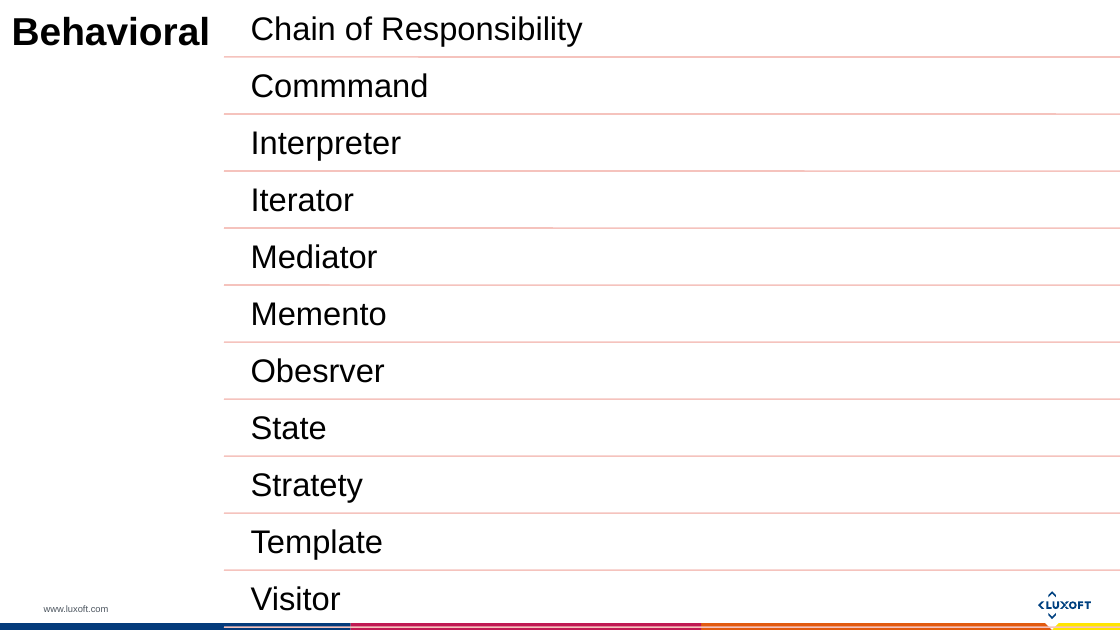
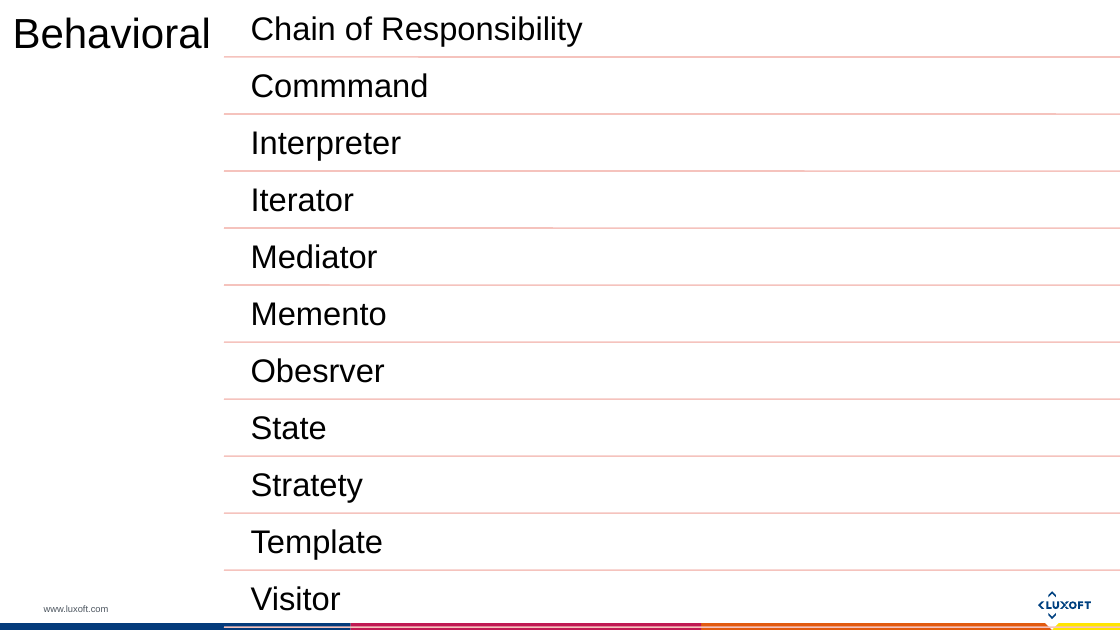
Before and after one commit to bederp/FunctionalPatterns, a slide deck: slide 10 of src/main/Design patterns and their functional counterparts - Luxoft Template.pptx. Drawn at 1120x630 pixels with LibreOffice and Linux fonts; fonts in the diff are those of the drawing. Boxes give left, top, right and bottom in pixels: in the first picture for what was removed or moved away, otherwise in the second. Text is boxed around its words. In the diff, an @@ line names an element or a change of style, - is before the commit and + after.

```diff
--- a/src/main/Design patterns and their functional counterparts - Luxoft Template.pptx
+++ b/src/main/Design patterns and their functional counterparts - Luxoft Template.pptx
@@ text "Behavioral" at (13, 17, 211, 49): size 25 to 27 pt, bold off @@
```
